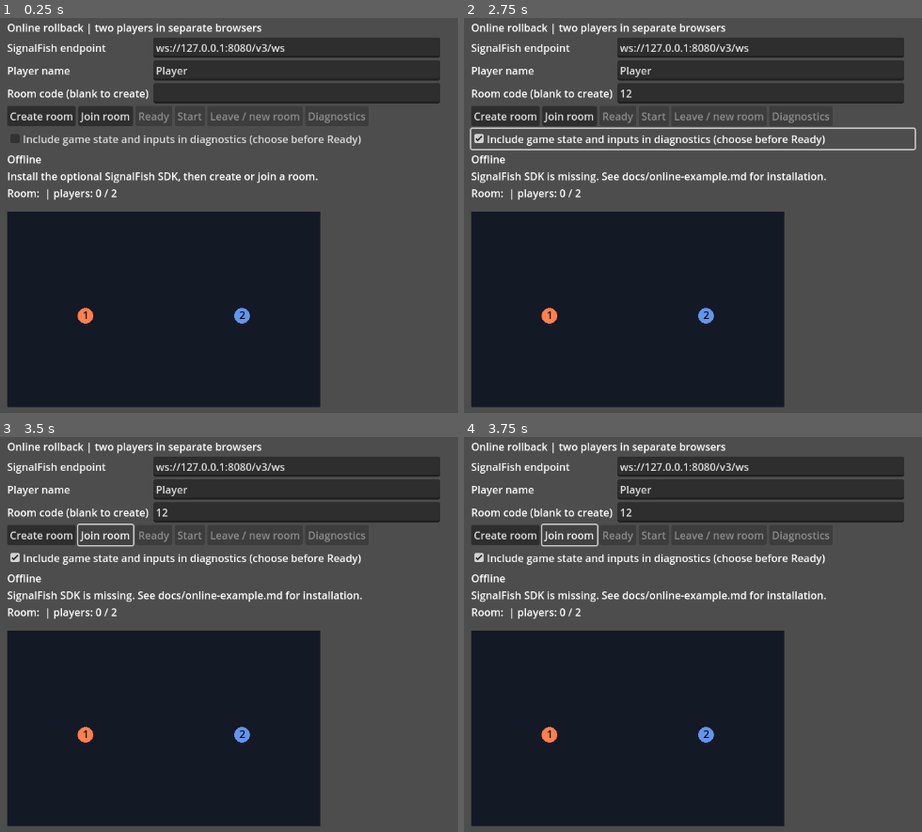
Above: before the commit, frames 1-4 (two rows, left to right).
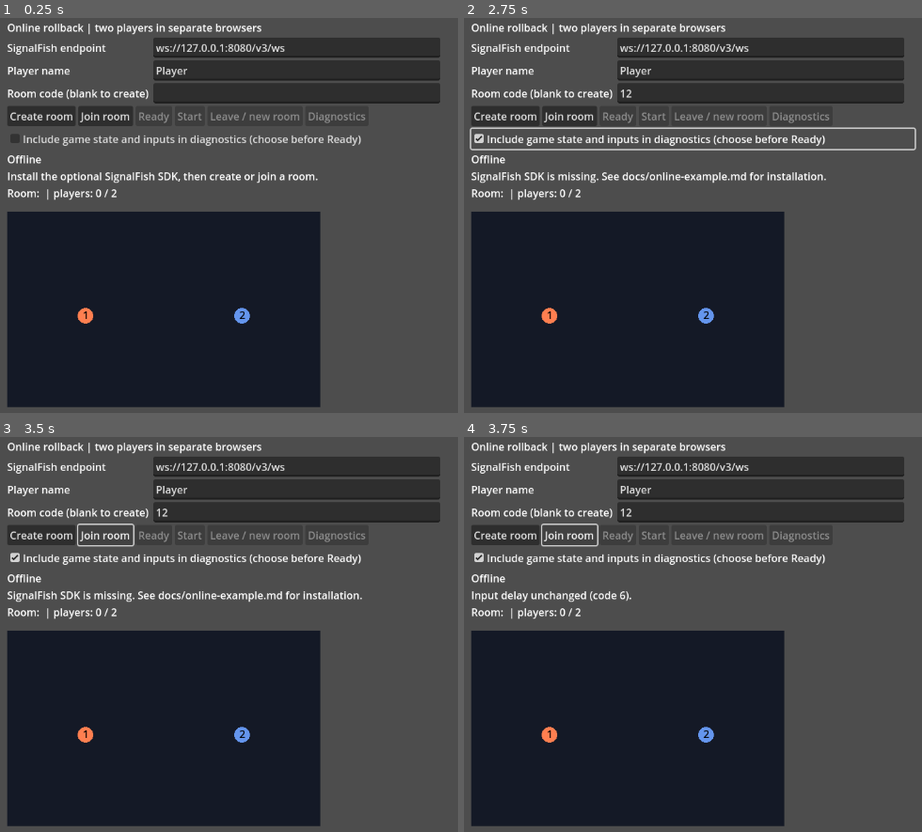
Above: after the commit, the same moments.

Repository: Ambiguous-Interactive/fortress-rollback-godot
Game: Godot game, scene res://examples/online/online.tscn
The game is run twice, just before and just after one commit, with the same random seed, the same clock (stepped at 60 frames per second) and the same inputs. The project has no main scene, so this scene is started directly.
Inputs (mouse positions are in pixels of both pictures, inside the frame that each line leads up to):
- Up to frame 1 (0.25 s): no input
- Up to frame 2 (2.75 s): click (761, 93) at 0.52 s; type "12" at 0.6 s; click "Create room" at 1.25 s; click "Include game state and inputs…" at 2 s
- Up to frame 3 (3.5 s): click "Join room" at 2.75 s
- Up to frame 4 (3.75 s): hold D from 3.53 s (still down); tap R at 3.6 s

Frames 1-3 are identical in both runs. In frame 4, 1.0% of the frame differs, in the area x 1-80%, y 39-42%.

Commit message:
Show and apply delay suggestions in the online example
The display shows the latest suggested delay. Press R to apply it.
A suggestion the current delay already covers is dropped.

Co-Authored-By: Claude Opus 5.5 <noreply@anthropic.com>

Diff:
--- a/examples/online/match.gd
+++ b/examples/online/match.gd
@@ -26,6 +26,8 @@
 var failure: String = ""
 var latest_event: String = "none"
 var stalls: int = 0
+## Latest measured delay suggestion for this player, or -1 when there is none to apply.
+var suggested_delay: int = -1
 var has_started: bool = false
 ## Choose before freeze. Captures local canonical state and inputs for diagnostic export.
 var capture_trace: bool = false
@@ -151,6 +153,16 @@
 	return peer.set_input_delay(local_slot, peer.input_delay(local_slot) + 1)
 
 
+## Apply the latest suggestion. The library only suggests; the game chooses whether to raise.
+func apply_suggested_delay() -> int:
+	if suggested_delay < 0:
+		return Types.Code.INVALID_CONFIGURATION
+	var code: int = peer.set_input_delay(local_slot, suggested_delay)
+	if code == Types.Code.OK:
+		suggested_delay = -1
+	return code
+
+
 func _poll_protocol(now_us: int) -> bool:
 	for _attempt: int in 2:
 		var code: int = peer.poll(now_us, [next_token()])
@@ -170,9 +182,13 @@
 	for event: Dictionary in peer.drain_events():
 		if event.kind != "inputs_received":
 			latest_event = event.kind
+		if event.kind == "input_delay_recommendation":
+			suggested_delay = event.suggested_delay
 		if event.kind in ["sync_timeout", "incompatible"] and failure.is_empty():
 			failure = "Rollback synchronization failed (%s). Leave and create a new room." % event.kind
 	peer.drain_transitions()
+	if suggested_delay <= peer.input_delay(local_slot):
+		suggested_delay = -1
 	if peer.status().lifecycle == Types.Lifecycle.TERMINATED and failure.is_empty():
 		failure = "Session ended (%d). Leave and create a new room." % peer.status().reason
 
--- a/examples/online/online.gd
+++ b/examples/online/online.gd
@@ -64,6 +64,9 @@
 	if event is InputEventKey and event.pressed and not event.echo and event.keycode in [KEY_EQUAL, KEY_KP_ADD]:
 		var code: int = controller.game_match.raise_input_delay()
 		controller.message = "Input delay raised." if code == Lobby.Match.Types.Code.OK else "Input delay unchanged (code %d)." % code
+	elif event is InputEventKey and event.pressed and not event.echo and event.keycode == KEY_R:
+		var code: int = controller.game_match.apply_suggested_delay()
+		controller.message = "Suggested input delay applied." if code == Lobby.Match.Types.Code.OK else "Input delay unchanged (code %d)." % code
 
 
 func _exit_tree() -> void:
@@ -152,6 +155,8 @@
 			"\nYou: player %d | frame %d | confirmed %d | delay %d (= raises) | stalls %d | event %s"
 			% [game.local_slot + 1, state.current_frame, state.confirmed_frame, game.peer.input_delay(game.local_slot), game.stalls, game.latest_event]
 		)
+		if game.suggested_delay >= 0:
+			_status.text += "\nSuggested delay for this connection: %d (R applies)" % game.suggested_delay
 		var counts: Lobby.Match.Types.Statistics = game.peer.statistics()
 		_status.text += (
 			"\nRollbacks: %d | max depth: %d | replayed frames: %d | relay links: %d"
--- a/tests/unit/test_online_example.gd
+++ b/tests/unit/test_online_example.gd
@@ -193,6 +193,15 @@
 		now += 16667
 	context.equal(fixtures[0].driver.peer.input_delay(fixtures[0].driver.local_slot), 3, "raised delay is in effect")
 	context.equal(fixtures[1].driver.peer.status().confirmed_frame > raised_at + 30, true, "the other player confirms past the change")
+	var suggested: Match = fixtures[0].driver
+	context.equal(suggested.apply_suggested_delay(), Match.Types.Code.INVALID_CONFIGURATION, "nothing to apply without a suggestion")
+	suggested.suggested_delay = 4
+	context.equal(suggested.apply_suggested_delay(), Match.Types.Code.OK, "player applies a suggested delay")
+	context.equal([suggested.peer.input_delay(suggested.local_slot), suggested.suggested_delay], [4, -1], "applied suggestion is in effect and cleared")
+	suggested.suggested_delay = 3
+	_deliver(fixtures)
+	suggested.tick(now, Simulation.LEFT)
+	context.equal(suggested.suggested_delay, -1, "a suggestion the current delay already covers is dropped")
 	for index: int in 2:
 		var fixture: Dictionary = fixtures[index]
 		context.equal(fixture.driver.peer.status().confirmed_frame > held_frames[index], true, "confirmed gameplay recovers beyond stalled input")
